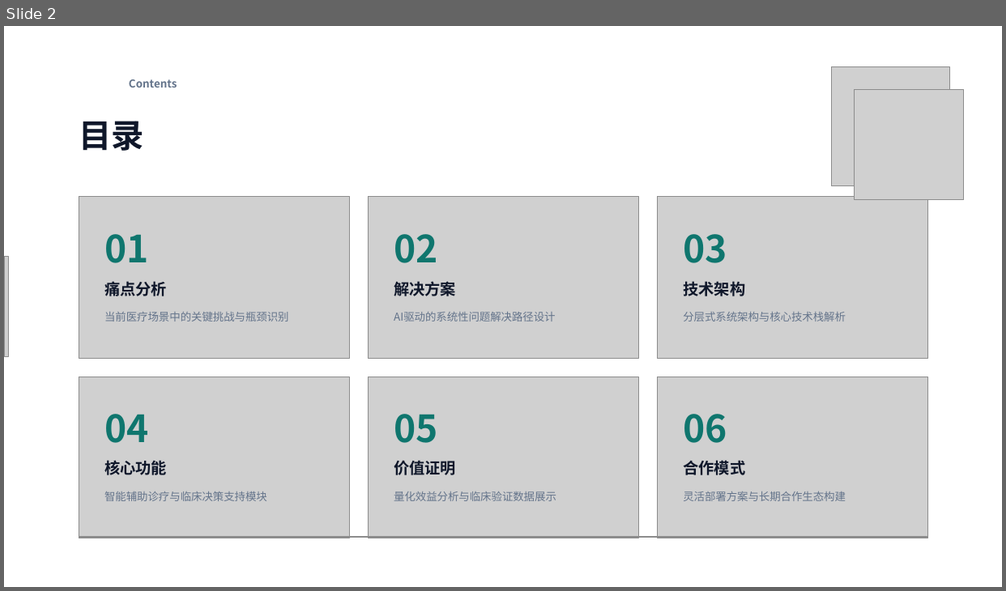
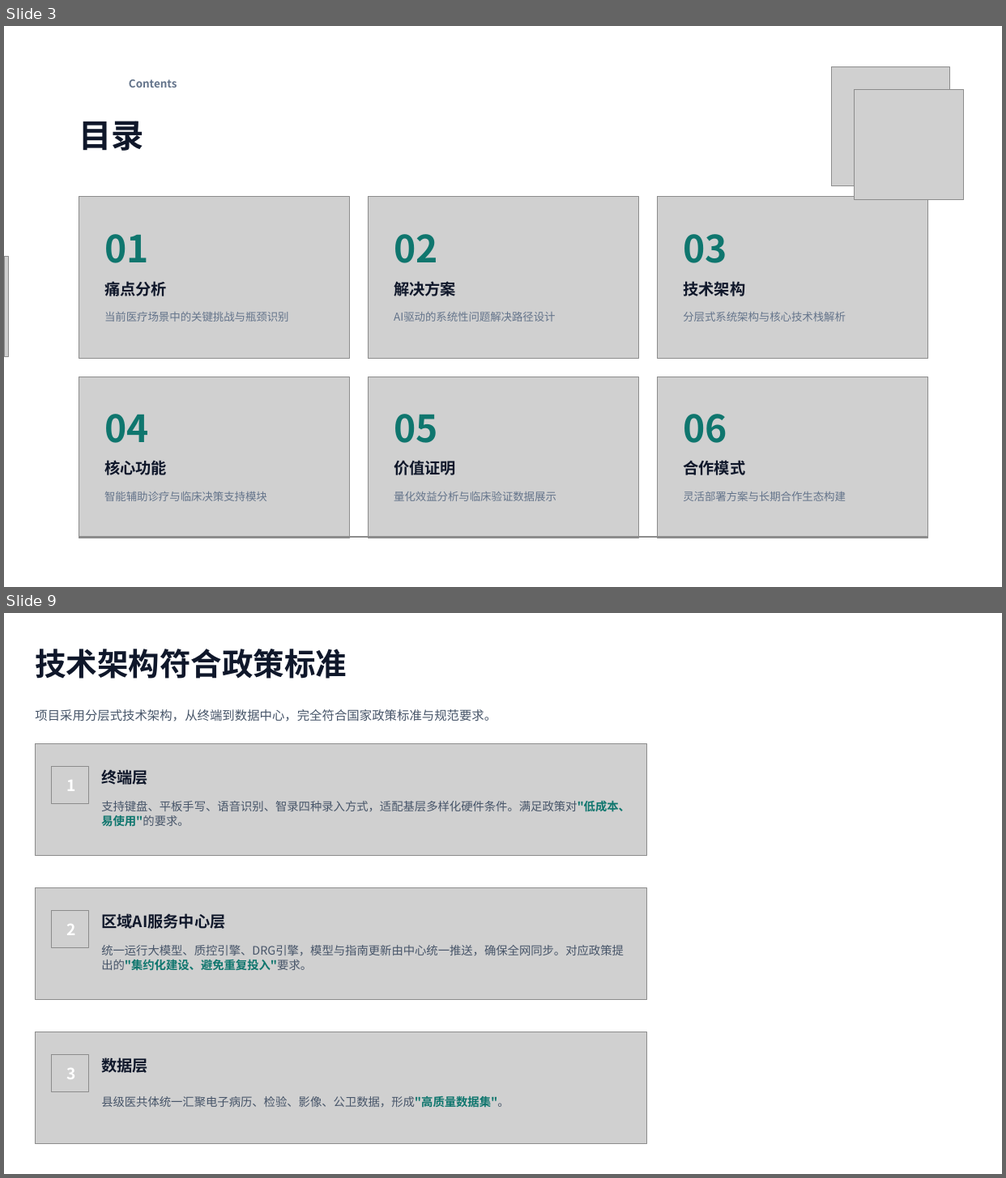
Before and after one commit to liuzh2008/med_ai_assistant_workspace, a slide deck: 项目相关/宣发/医疗AI助手系统介绍 20260416.pptx. Shown one above the other, each under a label of ours: slide 2 before the commit, slides 3 and 9 after it; the slides between them are not shown. The pictures are 1006x591 and 1006x1178 pixels, drawn with LibreOffice and Linux fonts; fonts in the diff are those of the drawing; grey boxes stand for pictures; background and template pictures are left out. Boxes give left, top, right and bottom in pixels: in the first picture for what was removed or moved away, otherwise in the second. Text is boxed around its words. In the diff, an @@ line names an element or a change of style, - is before the commit and + after.

Commit message:
feat: 同步前后端子模块新提交，更新宣发PPT材料

```diff
--- a/项目相关/宣发/医疗AI助手系统介绍 20260416.pptx
+++ b/项目相关/宣发/医疗AI助手系统介绍 20260416.pptx
@@ slide 9 added at box(4, 613, 1002, 1174), background picture (left out) @@
@@ text added at box(35, 649, 347, 679), 30 pt, text #0F172A, bold @@
+技术架构符合政策标准
@@ text added at box(35, 709, 496, 722), 12 pt, text #475569 @@
+项目采用分层式技术架构，从终端到数据中心，完全符合国家政策标准与规范要求。
@@ picture added at box(36, 744, 647, 855) @@
@@ picture added at box(52, 766, 89, 804) @@
@@ text added at box(66, 780, 75, 791), 15 pt, text #FFFFFF, bold @@
+1
@@ text added at box(101, 770, 148, 785), 15 pt, text #0F172A, bold @@
+终端层
@@ text added at box(101, 801, 630, 827), 11.2 pt, text #475569 @@
+支持键盘、平板手写、语音识别、智录四种录入方式，适配基层多样化硬件条件。满足政策对"低成本、易使用"的要求。
@@ picture added at box(36, 888, 647, 1000) @@
@@ picture added at box(52, 911, 89, 948) @@
@@ text added at box(66, 924, 75, 935), 15 pt, text #FFFFFF, bold @@
+2
@@ text added at box(101, 914, 225, 929), 15 pt, text #0F172A, bold @@
+区域AI服务中心层
@@ text added at box(101, 945, 624, 971), 11.2 pt, text #475569 @@
+统一运行大模型、质控引擎、DRG引擎，模型与指南更新由中心统一推送，确保全网同步。对应政策提出的"集约化建设、避免重复投入"要求。
@@ picture added at box(36, 1033, 647, 1144) @@
@@ picture added at box(52, 1055, 89, 1093) @@
@@ text added at box(66, 1068, 75, 1080), 15 pt, text #FFFFFF, bold @@
+3
@@ text added at box(101, 1058, 148, 1073), 15 pt, text #0F172A, bold @@
+数据层
@@ text added at box(101, 1097, 509, 1108), 11.2 pt, text #475569 @@
+县级医共体统一汇聚电子病历、检验、影像、公卫数据，形成"高质量数据集"。
@@ what was slide 2 is now slide 3 @@
```
Also in this commit, not shown: 9 other slides added.
